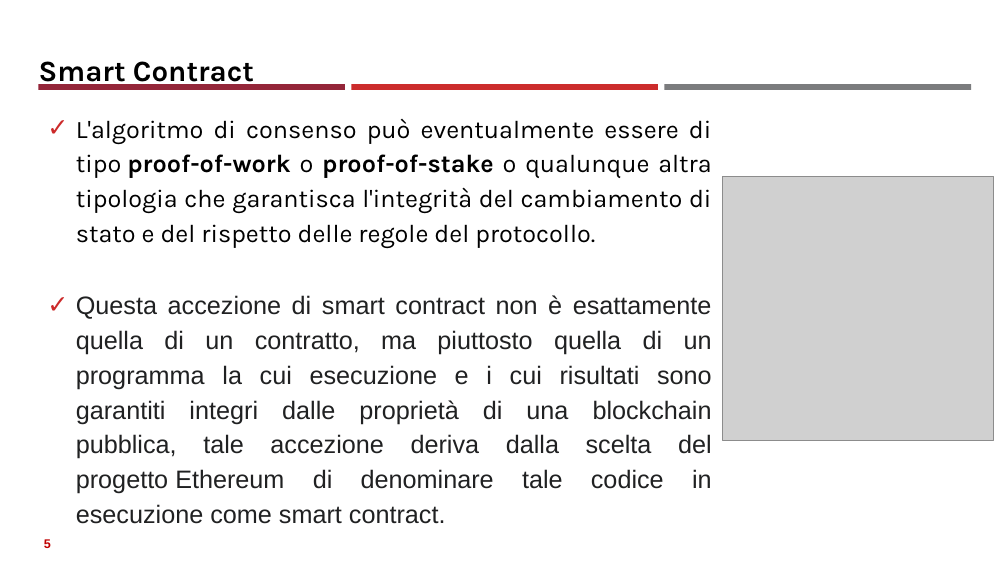
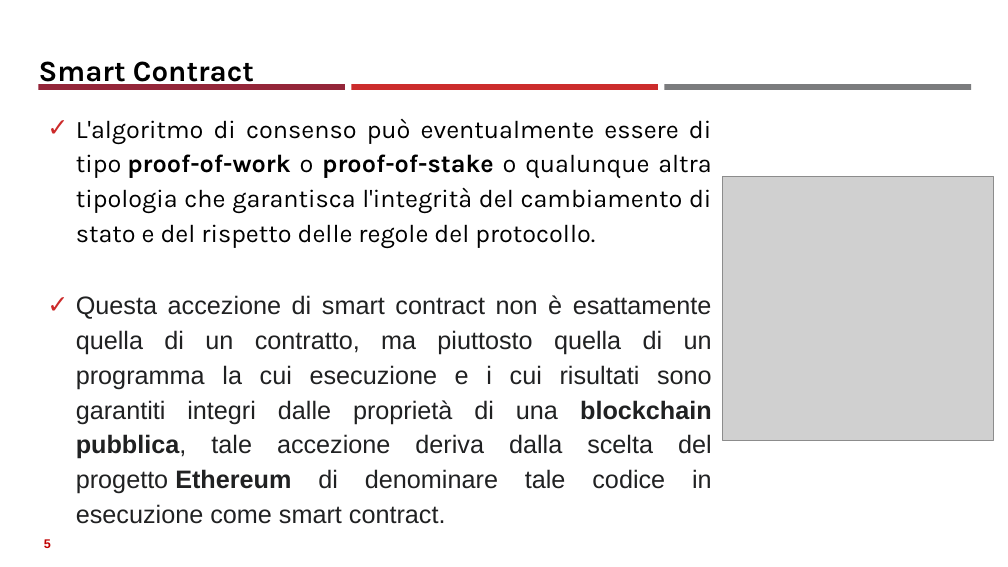
Before and after one commit to neural1977/data_science_interview_material, a slide deck: slide 5 of Assicurazioni/Smart Contract.pptx. Drawn at 1008x567 pixels with LibreOffice and Linux fonts; fonts in the diff are those of the drawing; grey boxes stand for pictures. Boxes give left, top, right and bottom in pixels: in the first picture for what was removed or moved away, otherwise in the second. Text is boxed around its words. In the diff, an @@ line names an element or a change of style, - is before the commit and + after.

```diff
--- a/Assicurazioni/Smart Contract.pptx
+++ b/Assicurazioni/Smart Contract.pptx
@@ text at <box>76,295,712,494</box>: bold on in "blockchain pubblica, Ethereum" @@
```
Also in this commit, not shown: 2 other slides changed, 2 other files.
